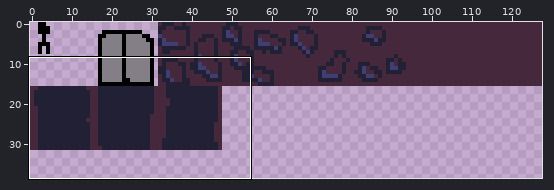
Sprite sheet: src/Art/spritesheet.png. Above, an overview of the earlier version with the close-up marked.
Close-up. Before the edit:
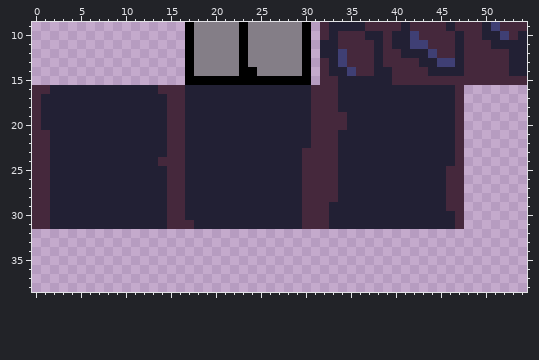
The file is 128x128 pixels. Shown: x 0..54, y 9..38. The wide view leaves out empty margins.
Once edited:
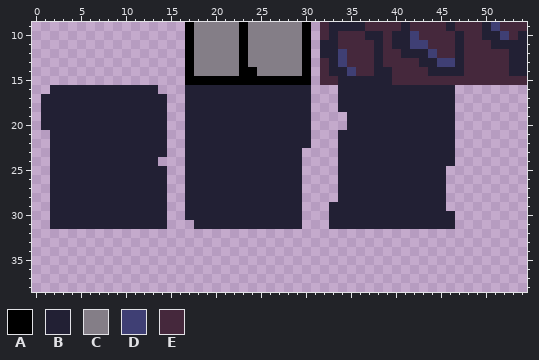
Palette (. is transparent): A #000000  B #222034  C #847e87  D #3f3f74  E #45283c
Author's note on the commit: Fixed shaft edges
Difference:
y 16: x 0..1 EE -> ..; x 14..16 EEE -> ...; x 31..33 EEE -> ...; x 47 E -> .
y 17..18: x 0 E -> .; x 15..16 EE -> ..; x 31..33 EEE -> ...; x 47 E -> .
y 19..20: x 0 E -> .; x 15..16 EE -> ..; x 31..34 EEEE -> ....; x 47 E -> .
y 21..22: x 0..1 EE -> ..; x 15..16 EE -> ..; x 31..33 EEE -> ...; x 47 E -> .
y 23: x 0..1 EE -> ..; x 15..16 EE -> ..; x 30..33 EEEE -> ....; x 47 E -> .
y 24: x 0..1 EE -> ..; x 14..16 EEE -> ...; x 30..33 EEEE -> ....; x 47 E -> .
y 25..28: x 0..1 EE -> ..; x 15..16 EE -> ..; x 30..33 EEEE -> ....; x 46..47 EE -> ..
y 29: x 0..1 EE -> ..; x 15..16 EE -> ..; x 30..32 EEE -> ...; x 46..47 EE -> ..
y 30: x 0..1 EE -> ..; x 15..16 EE -> ..; x 30..32 EEE -> ...; x 47 E -> .
y 31: x 0..1 EE -> ..; x 15..17 EEE -> ...; x 30..32 EEE -> ...; x 47 E -> .
